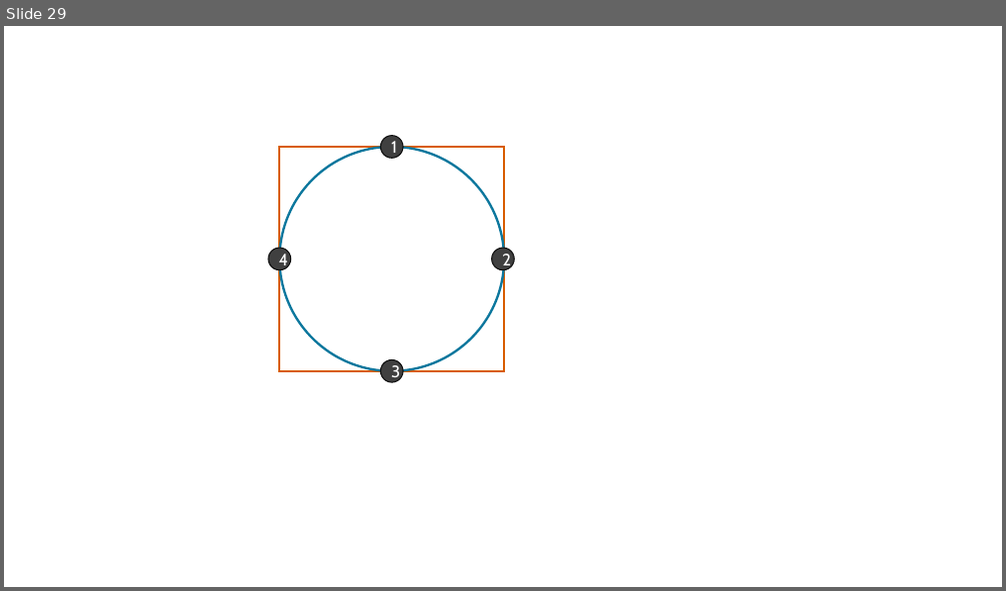
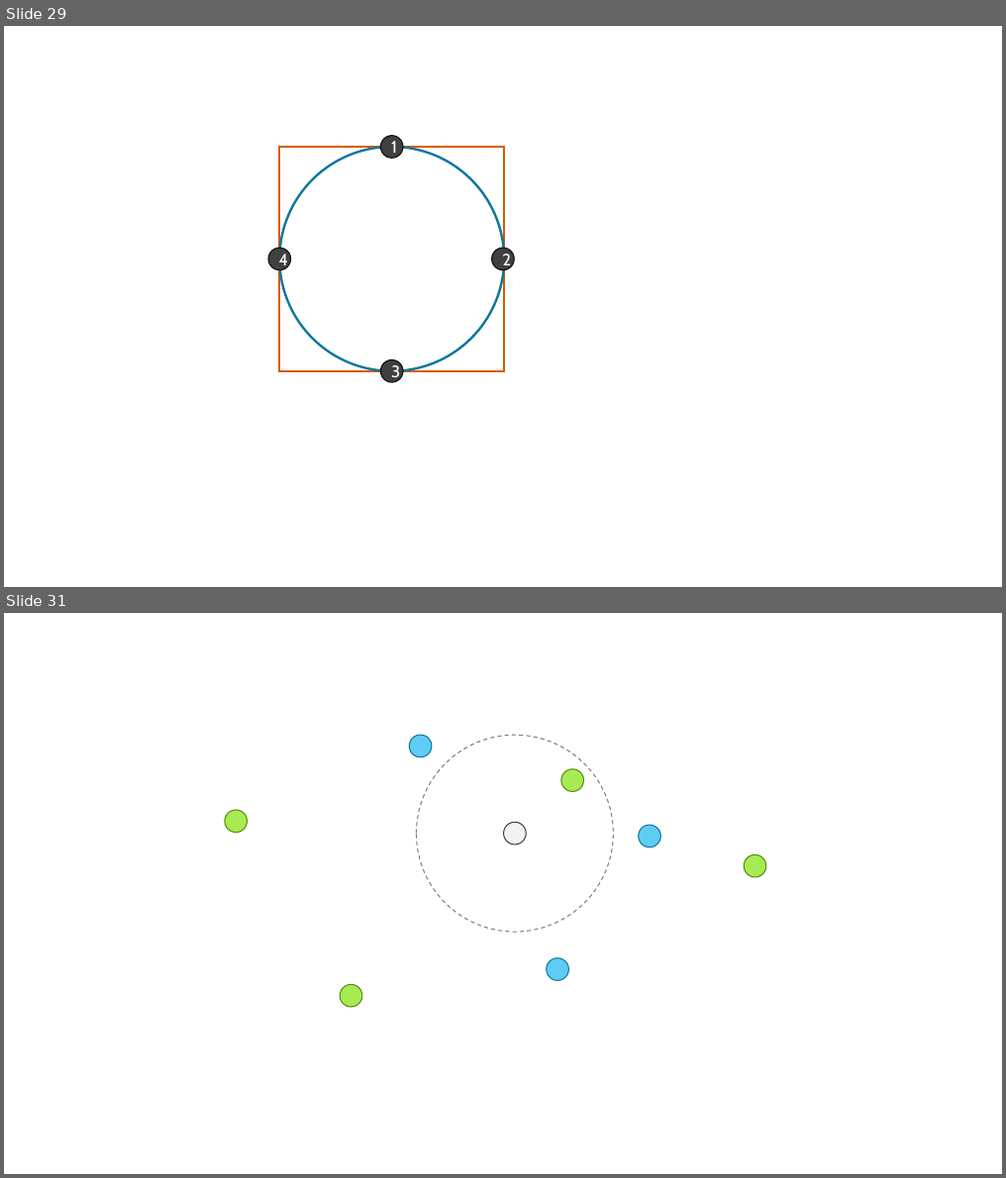
Before and after one commit to Multiscale-Biological-Modeling-Course/Multiscale-Biological-Modeling-Course.github.io, a slide deck: figures/MMBS Figures.pptx. Shown one above the other, each under a label of ours: slide 29 before the commit, slides 29 and 31 after it; the slides between them are not shown. The pictures are 1006x591 and 1006x1178 pixels, drawn with LibreOffice and Linux fonts; fonts in the diff are those of the drawing. Boxes give left, top, right and bottom in pixels: in the first picture for what was removed or moved away, otherwise in the second. Text is boxed around its words. In the diff, an @@ line names an element or a change of style, - is before the commit and + after.

```diff
--- a/figures/MMBS Figures.pptx
+++ b/figures/MMBS Figures.pptx
@@ slide 31 added at <box>4,613,1002,1174</box>, background #FFFFFF @@
@@ ellipse added at <box>409,735,432,758</box>, fill #5ECCF3, outline #0C779D 1 pt @@
@@ ellipse added at <box>417,735,614,932</box>, outline #808080 1 pt dashed @@
@@ ellipse added at <box>561,769,584,792</box>, fill #A7EA52, outline #568D11 1 pt @@
@@ ellipse added at <box>225,810,248,833</box>, fill #A7EA52, outline #568D11 1 pt @@
@@ ellipse added at <box>503,823,526,845</box>, fill #F2F2F2, outline #404040 1 pt @@
@@ ellipse added at <box>639,825,661,848</box>, fill #5ECCF3, outline #0C779D 1 pt @@
@@ ellipse added at <box>744,855,766,877</box>, fill #A7EA52, outline #568D11 1 pt @@
@@ ellipse added at <box>547,959,569,980</box>, fill #5ECCF3, outline #0C779D 1 pt @@
@@ ellipse added at <box>341,985,362,1008</box>, fill #A7EA52, outline #568D11 1 pt @@
```
Also in this commit, not shown: 1 slide changed, 1 other slide added, 3 other files.
